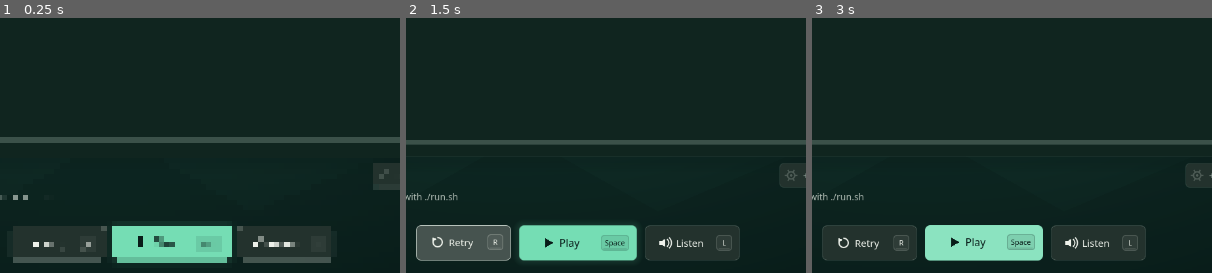
Above: before the commit, frames 1-3 (left to right).
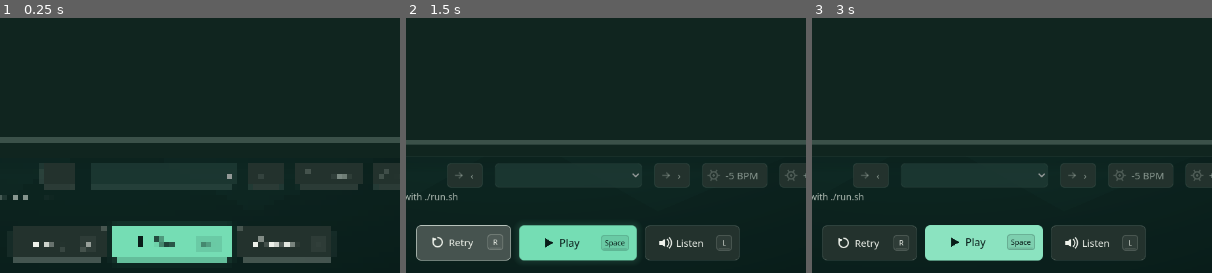
Above: after the commit, the same moments.

Repository: tpepels/piano_teacher
Game: Godot game, scene res://main.tscn
Two runs of this game, one before a commit and one after it. Both use one fixed random seed, a clock stepped at 60 frames per second and the inputs below.
Inputs:
- Up to frame 1 (0.25 s): no input
- Up to frame 2 (1.5 s): click "Retry" at 0.5 s; click "Retry" at 1.25 s
- Up to frame 3 (3 s): click "Retry" at 2 s; click "Play" at 2.75 s
The pictures show only the part of the screen within x 28-78%, y 50-100%; the shares and areas given below are measured in that part.

The runs differ from the first frame. In frame 1, 1.6% of the frame differs, in the area x 9-90%, y 59-68%; in frame 2, 0.4%; in frame 3, 0.4%.

Commit message:
Add practice step dropdown, next/back navigation and -5 BPM button

Diff:
--- a/godot/main.gd
+++ b/godot/main.gd
@@ -118,6 +118,13 @@
 var hand_label: Label
 var speed_label: Label
 var tempo_up_button: Button
+var tempo_down_button: Button
+var practice_step_picker: OptionButton
+var practice_step_previous_button: Button
+var practice_step_next_button: Button
+var practice_step_entries: Array = []
+var lesson_choice_fingerprint := ""
+var lesson_requested_fingerprint := ""
 var feedback_label: Label
 var progress_label: Label
 var device_button: Button
@@ -1374,7 +1381,28 @@
     progress_label.autowrap_mode = TextServer.AUTOWRAP_OFF
     progress_label.clip_text = true
     progress_label.text_overrun_behavior = TextServer.OVERRUN_TRIM_ELLIPSIS
+    progress_label.size_flags_horizontal = Control.SIZE_EXPAND_FILL
     challenge_bar.add_child(progress_label)
+    practice_step_previous_button = _button("‹", func(): _navigate_practice_step(-1), false, "navigation")
+    practice_step_previous_button.custom_minimum_size = Vector2(38, 38)
+    practice_step_previous_button.tooltip_text = "Previous lesson step (hand and note level)"
+    challenge_bar.add_child(practice_step_previous_button)
+    practice_step_picker = OptionButton.new()
+    practice_step_picker.name = "PracticeLessonStepPicker"
+    practice_step_picker.custom_minimum_size = Vector2(225, 38)
+    practice_step_picker.fit_to_longest_item = false
+    practice_step_picker.disabled = true
+    practice_step_picker.tooltip_text = "Choose any lesson step directly, without earning mastery"
+    practice_step_picker.item_selected.connect(_on_practice_step_selected)
+    challenge_bar.add_child(practice_step_picker)
+    practice_step_next_button = _button("›", func(): _navigate_practice_step(1), false, "navigation")
+    practice_step_next_button.custom_minimum_size = Vector2(38, 38)
+    practice_step_next_button.tooltip_text = "Next lesson step (hand and note level)"
+    challenge_bar.add_child(practice_step_next_button)
+    tempo_down_button = _button("-5 BPM", func(): _send_action({"action":"tempo_down"}),
+        false, "settings")
+    tempo_down_button.tooltip_text = "Slow this lesson step without changing its song target"
+    challenge_bar.add_child(tempo_down_button)
     tempo_up_button = _button("+5 BPM", func(): _send_action({"action":"tempo_up"}),
         false, "settings")
     tempo_up_button.tooltip_text = "Advance this stage's tempo without changing its target or awarding clean passes"
@@ -1916,12 +1944,48 @@
     advanced.size_flags_horizontal = Control.SIZE_SHRINK_BEGIN
     path_options.add_child(advanced)
 
+func _navigate_practice_step(offset: int) -> void:
+    var target: int = int(last_state.get("lesson_step", 0)) + offset
+    if target >= 1 and target <= practice_step_entries.size() and not action_pending:
+        _send_action({"action": "select_step", "number": target})
+
+
+func _on_practice_step_selected(index: int) -> void:
+    var number: int = index + 1
+    if number != int(last_state.get("lesson_step", 0)) and not action_pending:
+        _send_action({"action": "select_step", "number": number})
+
+
+func _sync_practice_step_navigation(state: Dictionary) -> void:
+    if practice_step_picker == null:
+        return
+    var loaded: bool = bool(state.get("loaded", false))
+    var fingerprint: String = str(state.get("piece_fingerprint", ""))
+    if not loaded:
+        practice_step_picker.clear()
+        practice_step_entries.clear()
+        lesson_choice_fingerprint = ""
+        lesson_requested_fingerprint = ""
+    elif fingerprint != lesson_choice_fingerprint and fingerprint != lesson_requested_fingerprint and not lesson_pending:
+        _request_lesson()
+    var ready: bool = loaded and fingerprint == lesson_choice_fingerprint and not practice_step_entries.is_empty()
+    var current: int = int(state.get("lesson_step", 0))
+    practice_step_picker.disabled = action_pending or not ready
+    practice_step_previous_button.disabled = action_pending or not ready or current <= 1
+    practice_step_next_button.disabled = action_pending or not ready or current >= practice_step_entries.size()
+    if ready and current >= 1 and current <= practice_step_picker.item_count:
+        if practice_step_picker.selected != current - 1:
+            practice_step_picker.select(current - 1)
+
+
 func _request_lesson() -> void:
     if lesson_request == null or lesson_pending or not bool(last_state.get("loaded", false)):
         return
     lesson_pending = true
     if lesson_request.request(URL + "/lesson") != OK:
         lesson_pending = false
+    else:
+        lesson_requested_fingerprint = str(last_state.get("piece_fingerprint", ""))
 
 func _on_lesson(_result: int, code: int, _headers: PackedStringArray, body: PackedByteArray) -> void:
     lesson_pending = false
@@ -1931,6 +1995,20 @@
     var parsed = _decode_json(body)
     if typeof(parsed) != TYPE_DICTIONARY:
         return
+    var fingerprint: String = str(parsed.get("piece_fingerprint", ""))
+    if fingerprint != str(last_state.get("piece_fingerprint", "")):
+        return # A stale response from music that has already been replaced.
+    lesson_choice_fingerprint = fingerprint
+    practice_step_entries = parsed.get("steps", []).duplicate(true)
+    practice_step_picker.clear()
+    for step in practice_step_entries:
+        var number: int = int(step.get("number", 0))
+        var caption: String = "%d/%d · %d–%d · %s · %s" % [
+            number, practice_step_entries.size(),
+            int(step.get("first_bar", 1)), int(step.get("last_bar", 1)),
+            str(step.get("hand", "")).capitalize(), str(step.get("level", "")).capitalize()]
+        practice_step_picker.add_item(caption)
+    _sync_practice_step_navigation(last_state)
     lesson_piece_title.text = str(last_state.get("title", "Your music")).replace("_", " ")
     var available: Array = []
     var current: Dictionary = {}
@@ -2475,6 +2553,12 @@
         score_overlay.queue_redraw()
         note_reactions.queue_redraw()
     apply_tempo_button.disabled = action_pending
+    if tempo_down_button != null:
+        tempo_down_button.disabled = (action_pending or not bool(last_state.get("loaded", false))
+            or not bool(last_state.get("can_decrease_tempo", false))
+            or str(last_state.get("phase", "")) in ["count_in", "playing", "loading"])
+    if practice_step_picker != null:
+        _sync_practice_step_navigation(last_state)
     if tempo_up_button != null:
         tempo_up_button.disabled = (action_pending or not bool(last_state.get("loaded",false))
             or not bool(last_state.get("can_increase_tempo",false))
@@ -2781,6 +2865,7 @@
         game_streak.pulse_unlock()
         call_deferred("_pulse_hand_stage")
     last_state = parsed
+    _sync_practice_step_navigation(parsed)
     if native_score_feedback != null:
         native_score_feedback.present(parsed)
     _update_visual_frame_rate(parsed)
@@ -2846,6 +2931,10 @@
         else:
             passage_label.text = "%s · %s" % [kind, bar_text]
     _update_note_feedback_hud(parsed)
+    if tempo_down_button != null:
+        tempo_down_button.text = "-%d BPM" % int(parsed.get("manual_tempo_step_bpm", 5))
+        tempo_down_button.disabled = (action_pending or not bool(parsed.get("can_decrease_tempo", false))
+            or str(parsed.get("phase", "")) in ["count_in", "playing", "loading"])
     if tempo_up_button != null:
         tempo_up_button.text = "+%d BPM" % int(parsed.get("manual_tempo_step_bpm", 5))
         tempo_up_button.disabled = (action_pending or not bool(parsed.get("can_increase_tempo",false))
